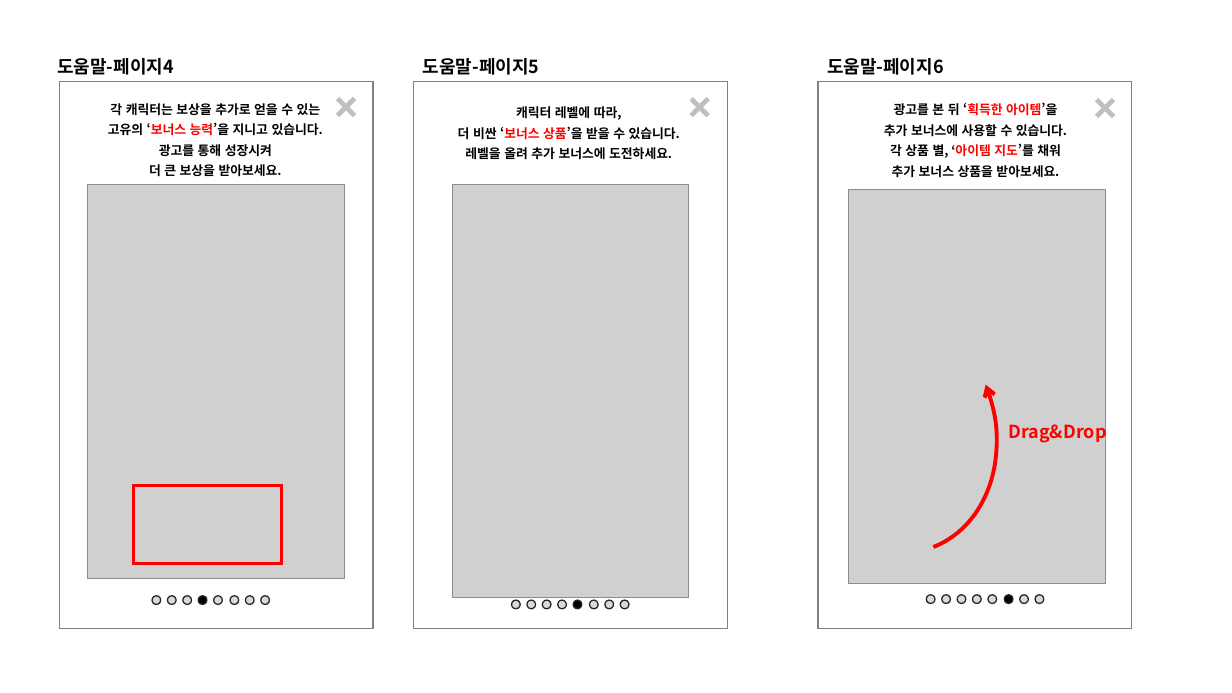
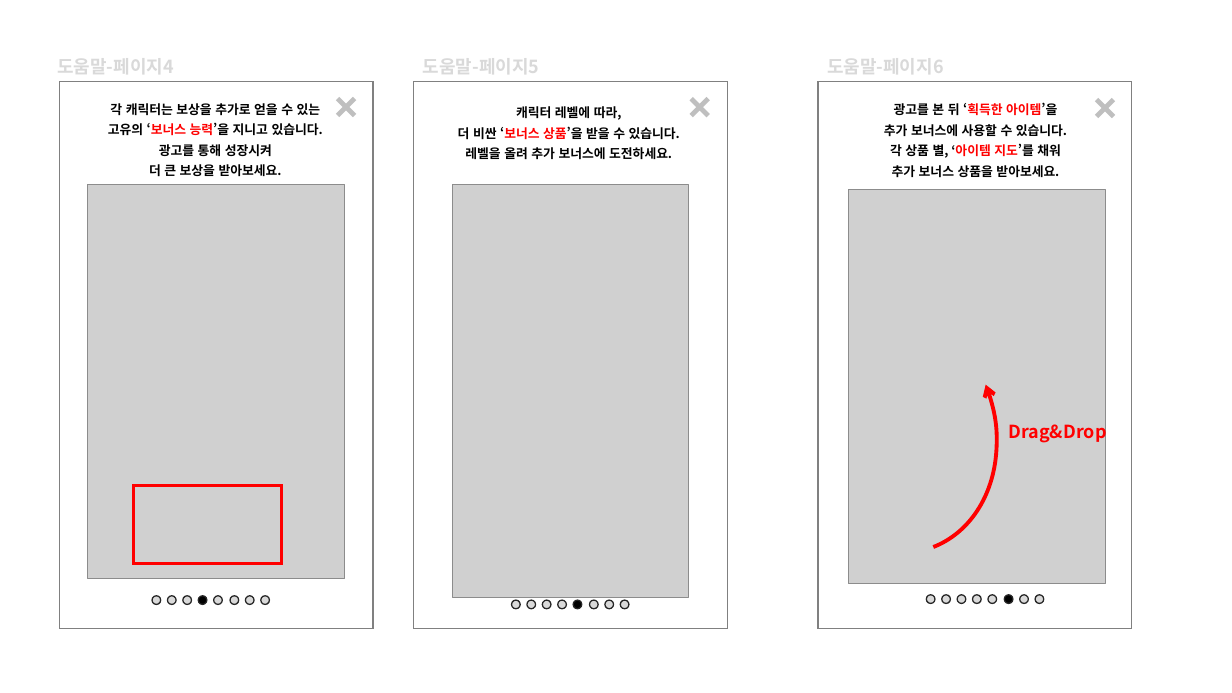
Before and after one commit to nnnyyy/damoney, a slide deck: slide 3 of documents/다머니_UI_v1.9.pptx (slide 40 before the commit). Drawn at 1232x693 pixels with LibreOffice and Linux fonts; fonts in the diff are those of the drawing; grey boxes stand for pictures. Boxes give left, top, right and bottom in pixels: in the first picture for what was removed or moved away, otherwise in the second. Text is boxed around its words. In the diff, an @@ line names an element or a change of style, - is before the commit and + after.

```diff
--- a/documents/다머니_UI_v1.9.pptx
+++ b/documents/다머니_UI_v1.9.pptx
@@ text colour #000000 to #D9D9D9 in 3 elements at [57, 53, 174, 79], [423, 52, 540, 78], [827, 53, 944, 79] @@
```
Also in this commit, not shown: 2 other slides changed, 37 slides removed, 1 other file.
